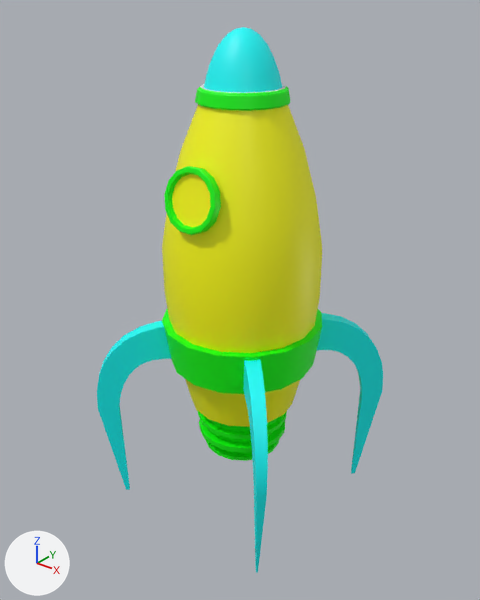
What one commit did to the FBX model Assets/03_Models/PowerUps/BM_Rocket.fbx.
Camera for both pictures: a 50 mm camera at (1.5, -1.89, 1.11) aimed at (0.0, -0.02, -0.05). Arrows for +X, +Y and +Z are at lower left; the lights stay in place. Where no turn or scale is listed for an object, it has been applied to the vertices.

Names of what the first picture shows: 'BM_Rocket'.
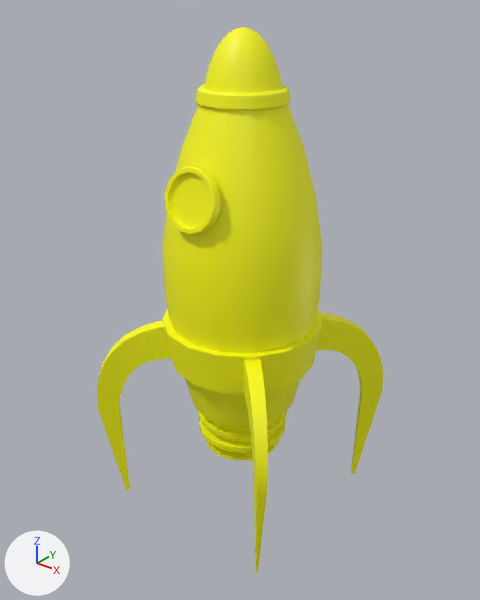
The newer file is also turned or shifted as a whole; pictures and numbers use the older file's frame.

Changed parts and their boxes [x1, y1, x2, y2] in the pictures (480 x 600 px):
part 1 of me_mesh, recoloured (cyan to yellow)
    both: [97, 27, 383, 573]
part 2 of me_mesh, recoloured
    both: [200, 84, 286, 93]
part 3 of me_mesh, recoloured (green to yellow)
    both: [162, 86, 322, 461]

The edits, one by one:
me_mesh has 809 vertices, 806 faces and spans x -0.45..0.45, y -0.45..0.45, z -0.97..0.97.
me_mesh is used by ob_bm_rocket; location (0.0, 0.0, -0.01).
me_mesh part 1: all 232 faces that had it switch from mat_color_03 (cyan #00ffff) to mat_color_01 (yellow #ffff00).
me_mesh part 2: all 28 faces that had it switch from mat_openpbr_shader1 (white #e7e7e7) to mat_color_01 (yellow #ffff00).
me_mesh part 3: all 406 faces that had it switch from mat_color_02 (green #00ff00) to mat_color_01 (yellow #ffff00).
